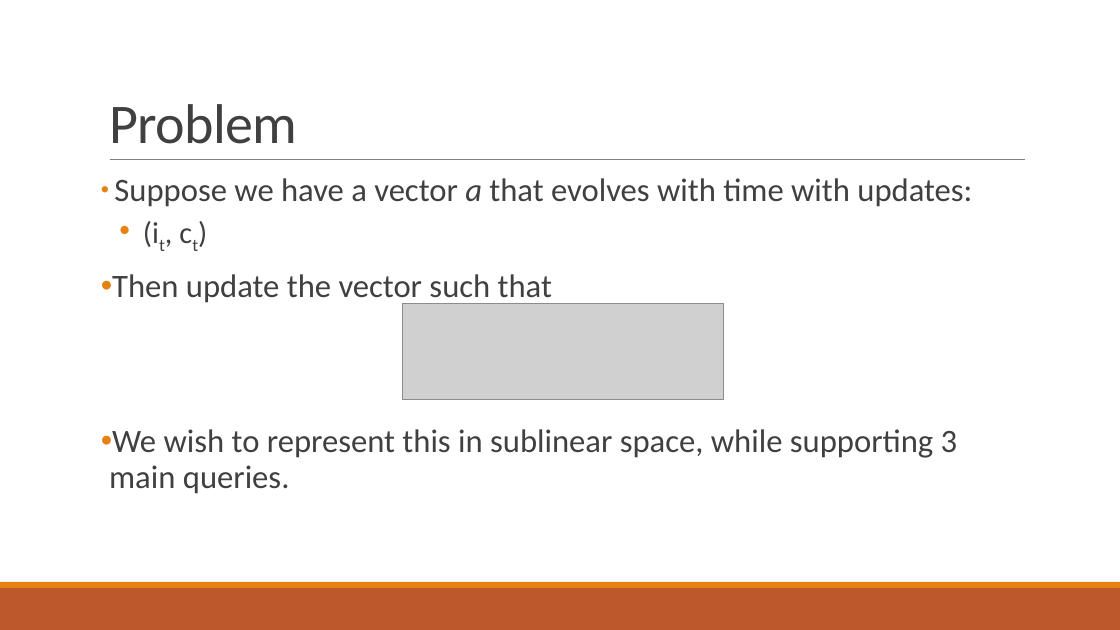
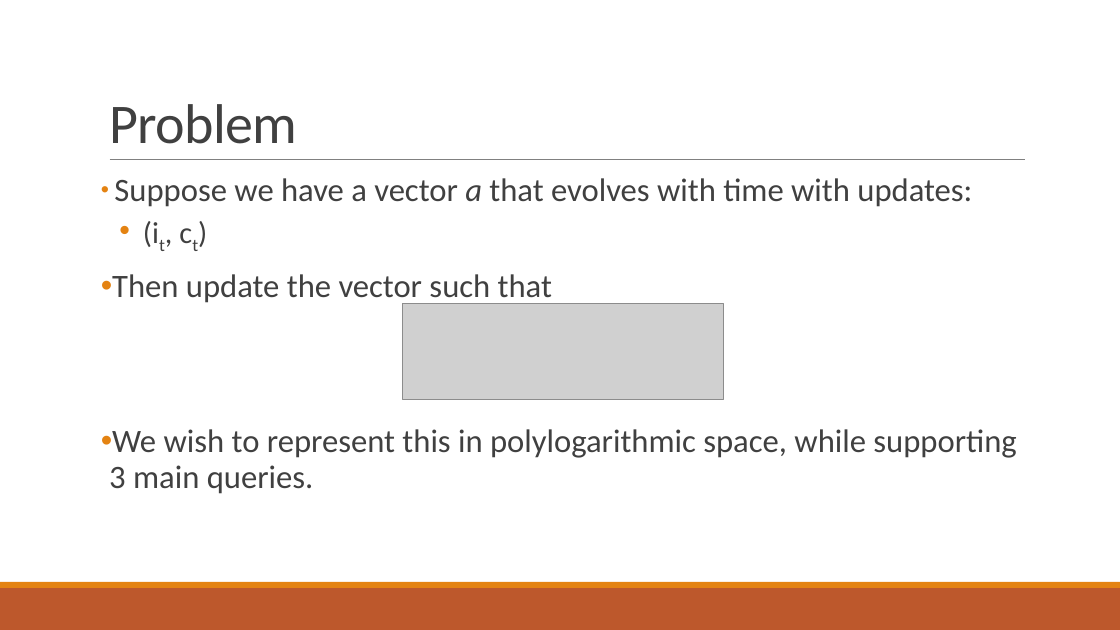
Before and after one commit to ewagner46/count_min_sketch_technical_summary, a slide deck: slide 3 of count_min_sketch_talk_EW.pptx. Drawn at 1120x630 pixels with LibreOffice and Linux fonts; fonts in the diff are those of the drawing; grey boxes stand for pictures. Boxes give left, top, right and bottom in pixels: in the first picture for what was removed or moved away, otherwise in the second. Text is boxed around its words. In the diff, an @@ line names an element or a change of style, - is before the commit and + after.

```diff
--- a/count_min_sketch_talk_EW.pptx
+++ b/count_min_sketch_talk_EW.pptx
@@ text at box(109, 429, 1016, 494): text changed @@
-• We wish to represent this in sublinear space, while supporting 3 main queries.
+• We wish to represent this in polylogarithmic space, while supporting 3 main queries.
```
Also in this commit, not shown: 7 other slides changed, 2 slides added, 1 slide removed, 2 other files.
